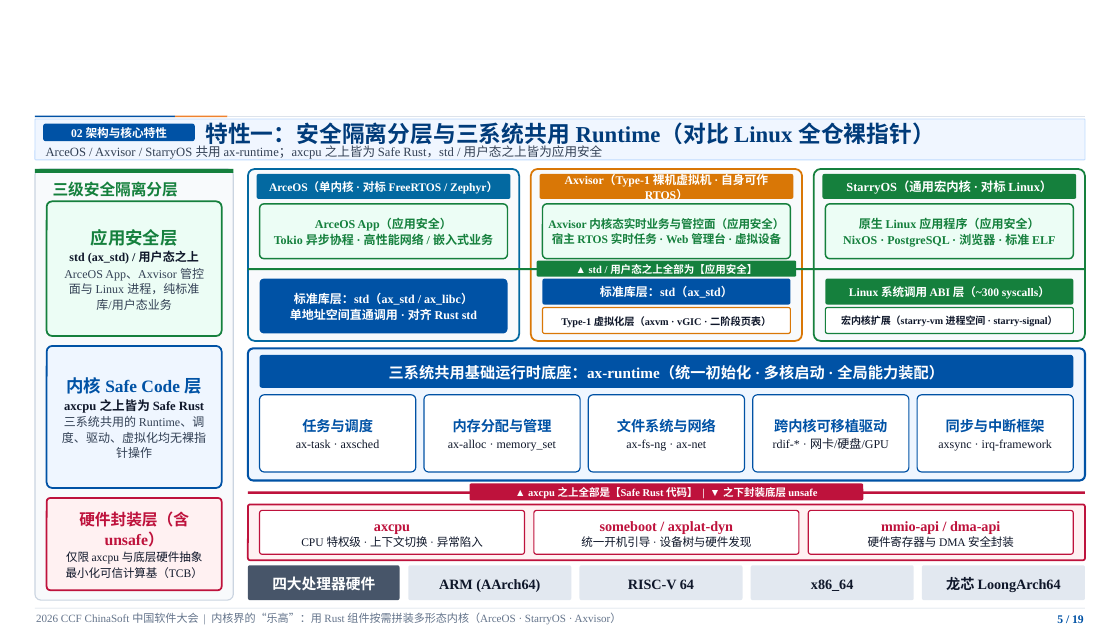
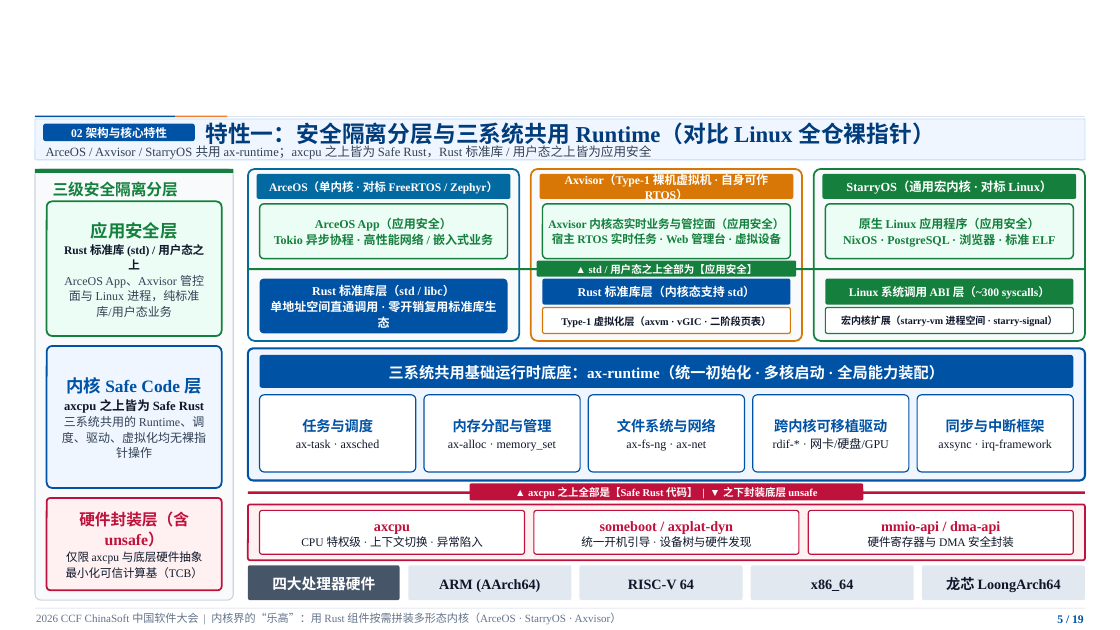
Before and after one commit to ZR233/tgoskits, a slide deck: slide 5 of TGOSKits_Presentation_v2.pptx. Drawn at 1120x630 pixels with LibreOffice and Linux fonts; fonts in the diff are those of the drawing; background and template pictures are left out. Boxes give left, top, right and bottom in pixels: in the first picture for what was removed or moved away, otherwise in the second. Text is boxed around its words. In the diff, an @@ line names an element or a change of style, - is before the commit and + after.

```diff
--- a/TGOSKits_Presentation_v2.pptx
+++ b/TGOSKits_Presentation_v2.pptx
@@ text at box(46, 143, 652, 159): text changed @@
-ArceOS / Axvisor / StarryOS 共用 ax-runtime；axcpu 之上皆为 Safe Rust，std / 用户态之上皆为应用安全
+ArceOS / Axvisor / StarryOS 共用 ax-runtime；axcpu 之上皆为 Safe Rust，Rust 标准库 / 用户态之上皆为应用安全
@@ text at box(64, 242, 204, 270): text changed; size 10.3 to 9.9 pt @@
-std (ax_std) / 用户态之上
+Rust 标准库 (std) / 用户态之上
@@ text in rounded rectangle at box(270, 284, 496, 330): text changed @@
-标准库层：std（ax_std / ax_libc）
-单地址空间直通调用 · 对齐 Rust std
+Rust 标准库层（std / libc）
+单地址空间直通调用 · 零开销复用标准库生态
@@ text in rounded rectangle at box(578, 285, 755, 297): text changed @@
-标准库层：std（ax_std）
+Rust 标准库层（内核态支持 std）
```
Also in this commit, not shown: 5 other slides changed.
